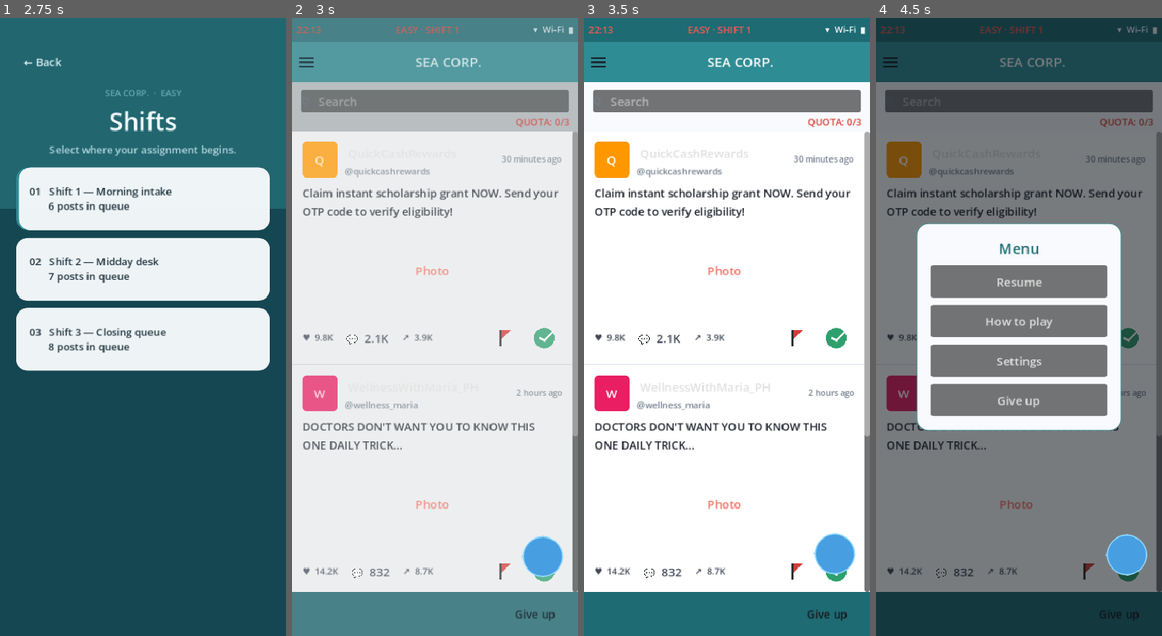
Above: before the commit, frames 1-4 (left to right).
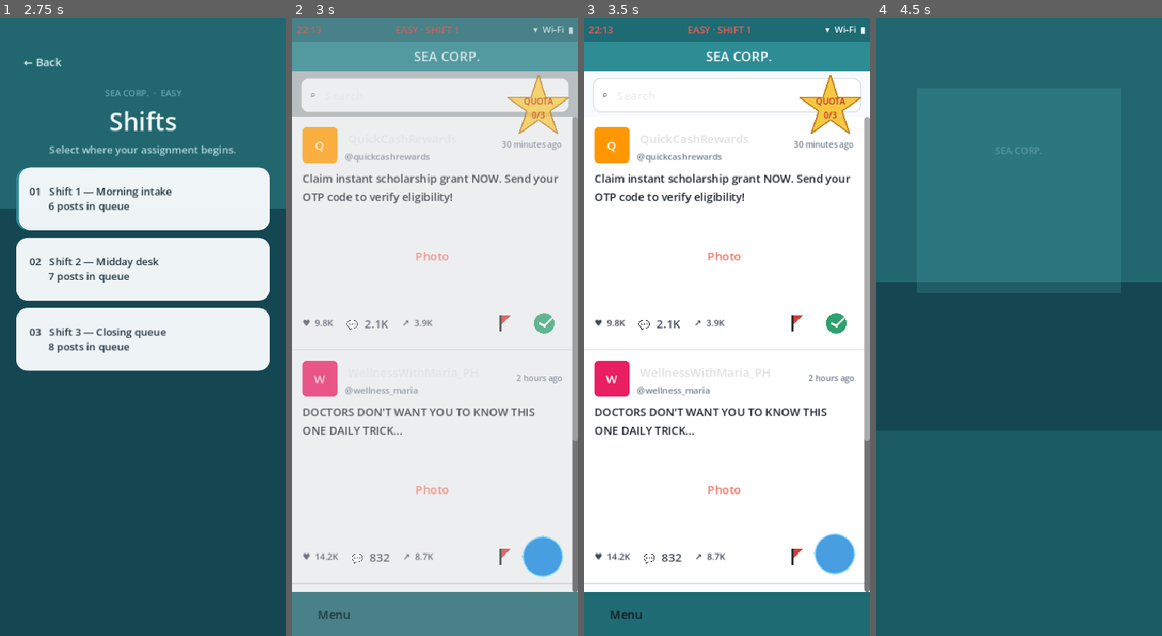
Above: after the commit, the same moments.

Repository: daniellalimbag/project-guppi
Game: Godot game, scene res://scenes/core/AppFlow.tscn
The game is run twice, just before and just after one commit, with the same random seed, the same clock (stepped at 60 frames per second) and the same inputs.
Inputs (mouse positions are in pixels of both pictures, inside the frame that each line leads up to; where the layout moved, square brackets give the same spot in the first picture):
- Up to frame 1 (2.75 s): click "New game" at 1.25 s; click "Easy Shorter queues and clear…" at 2 s
- Up to frame 2 (3 s): click "01 Shift 1 — Morning intake 6…" at 2.75 s
- Up to frame 3 (3.5 s): no input
- Up to frame 4 (4.5 s): click (918, 611) [896, 61] at 3.5 s; click "Give up" at 4.25 s

Frame 1 is identical in both runs. In frame 2, 17% of the frame differs, in the area x 0-100%, y 5-98%; in frame 3, 15%; in frame 4, 100%, in the area x 0-100%, y 0-100%.

Commit message:
feat: updated ui

Diff:
--- a/scenes/core/FeedScreen.gd
+++ b/scenes/core/FeedScreen.gd
@@ -7,9 +7,13 @@
 const PROFILE_SCENE := preload("res://scenes/feed/ProfileScreen.tscn")
 const PAUSE_MENU_SCENE := preload("res://scenes/ui/PauseMenu.tscn")
 
+## Drop a custom star PNG here (or replace assets/icons/icon_quota_star.png).
+@export var quota_star_texture: Texture2D
+
 @onready var _status_bar: PhoneStatusBar = %PhoneStatusBar
 @onready var _header_label: Label = %HeaderLabel
 @onready var _progress_label: Label = %ProgressLabel
+@onready var _star_texture: TextureRect = %StarTexture
 @onready var _feed_list: VBoxContainer = %FeedList
 @onready var _queue_done_label: Label = %QueueDoneLabel
 @onready var _guppi: GuppiCompanion = %GuppiCompanion
@@ -25,10 +29,9 @@
 
 func _ready() -> void:
 	_queue_done_label.visible = false
-	%GiveUpButton.pressed.connect(func() -> void: request_go_to_title.emit())
 	%MenuButton.pressed.connect(_on_menu_pressed)
-	%MenuButton.text = ""
-	_style_menu_button(%MenuButton)
+	if quota_star_texture != null:
+		_star_texture.texture = quota_star_texture
 	_profile_screen = PROFILE_SCENE.instantiate()
 	_profile_screen.set_anchors_and_offsets_preset(Control.PRESET_FULL_RECT)
 	_overlay_host.add_child(_profile_screen)
@@ -106,7 +109,7 @@
 
 func _update_progress() -> void:
 	var total := GameState.total_posts_this_level
-	_progress_label.text = "QUOTA: %d/%d" % [_labeled_count, total]
+	_progress_label.text = "QUOTA\n%d/%d" % [_labeled_count, total]
 
 
 func _on_menu_pressed() -> void:
@@ -119,12 +122,10 @@
 		_pause_menu.open()
 
 
-func _style_menu_button(button: Button) -> void:
-	var empty := StyleBoxEmpty.new()
-	button.add_theme_stylebox_override("normal", empty)
-	button.add_theme_stylebox_override("hover", empty)
-	button.add_theme_stylebox_override("pressed", empty)
-	button.add_theme_constant_override("icon_max_width", 28)
+func set_quota_star(texture: Texture2D) -> void:
+	quota_star_texture = texture
+	if _star_texture:
+		_star_texture.texture = texture
 
 
 func _on_post_labeled(_selected_real: bool, is_correct: bool, post_id: String) -> void:
--- a/scenes/core/FeedScreen.tscn
+++ b/scenes/core/FeedScreen.tscn
@@ -3,24 +3,40 @@
 [ext_resource type="Script" path="res://scenes/core/FeedScreen.gd" id="1"]
 [ext_resource type="PackedScene" path="res://scenes/feed/GuppiCompanion.tscn" id="2"]
 [ext_resource type="PackedScene" path="res://scenes/ui/PhoneStatusBar.tscn" id="3"]
-[ext_resource type="Texture2D" path="res://assets/icons/icon_hamburger.png" id="4"]
+[ext_resource type="Texture2D" path="res://assets/icons/icon_quota_star.png" id="4"]
 
 [sub_resource type="StyleBoxFlat" id="StyleBoxFlat_bg"]
 bg_color = Color(0.97, 0.98, 0.99, 1)
 
 [sub_resource type="StyleBoxFlat" id="StyleBoxFlat_header"]
 bg_color = Color(0.22, 0.55, 0.58, 1)
-content_margin_left = 8
-content_margin_top = 6
-content_margin_right = 8
-content_margin_bottom = 6
+content_margin_left = 12
+content_margin_top = 8
+content_margin_right = 12
+content_margin_bottom = 8
 
 [sub_resource type="StyleBoxFlat" id="StyleBoxFlat_footer"]
 bg_color = Color(0.12, 0.42, 0.45, 1)
-content_margin_left = 16
-content_margin_top = 10
-content_margin_right = 16
-content_margin_bottom = 10
+content_margin_left = 20
+content_margin_top = 12
+content_margin_right = 20
+content_margin_bottom = 12
+
+[sub_resource type="StyleBoxFlat" id="StyleBoxFlat_search"]
+bg_color = Color(1, 1, 1, 1)
+border_width_left = 1
+border_width_top = 1
+border_width_right = 1
+border_width_bottom = 1
+border_color = Color(0.78, 0.84, 0.86, 1)
+corner_radius_top_left = 10
+corner_radius_top_right = 10
+corner_radius_bottom_right = 10
+corner_radius_bottom_left = 10
+content_margin_left = 12
+content_margin_top = 8
+content_margin_right = 12
+content_margin_bottom = 8
 
 [node name="FeedScreen" type="Control"]
 layout_mode = 3
@@ -60,31 +76,16 @@
 
 [node name="HeaderRow" type="HBoxContainer" parent="MainCol/HeaderBar"]
 layout_mode = 2
-theme_override_constants/separation = 8
-
-[node name="MenuButton" type="Button" parent="MainCol/HeaderBar/HeaderRow"]
-unique_name_in_owner = true
-custom_minimum_size = Vector2(44, 44)
-layout_mode = 2
-focus_mode = 0
-flat = true
-icon = ExtResource("4")
-expand_icon = true
-
-[node name="HeaderCenter" type="HBoxContainer" parent="MainCol/HeaderBar/HeaderRow"]
-layout_mode = 2
-size_flags_horizontal = 3
 alignment = 1
-theme_override_constants/separation = 8
-
-[node name="LogoRect" type="TextureRect" parent="MainCol/HeaderBar/HeaderRow/HeaderCenter"]
+
+[node name="LogoRect" type="TextureRect" parent="MainCol/HeaderBar/HeaderRow"]
 unique_name_in_owner = true
 custom_minimum_size = Vector2(28, 28)
 layout_mode = 2
 expand_mode = 1
 stretch_mode = 5
 
-[node name="HeaderLabel" type="Label" parent="MainCol/HeaderBar/HeaderRow/HeaderCenter"]
+[node name="HeaderLabel" type="Label" parent="MainCol/HeaderBar/HeaderRow"]
 unique_name_in_owner = true
 layout_mode = 2
 theme_override_colors/font_color = Color(1, 1, 1, 1)
@@ -92,19 +93,16 @@
 text = "SEA CORP."
 horizontal_alignment = 1
 
-[node name="HeaderRightPad" type="Control" parent="MainCol/HeaderBar/HeaderRow"]
-custom_minimum_size = Vector2(44, 44)
-layout_mode = 2
-
 [node name="SearchRow" type="MarginContainer" parent="MainCol"]
 layout_mode = 2
 theme_override_constants/margin_left = 12
 theme_override_constants/margin_top = 10
 theme_override_constants/margin_right = 12
-theme_override_constants/margin_bottom = 4
+theme_override_constants/margin_bottom = 6
 
 [node name="SearchBox" type="PanelContainer" parent="MainCol/SearchRow"]
 layout_mode = 2
+theme_override_styles/panel = SubResource("StyleBoxFlat_search")
 
 [node name="SearchInner" type="HBoxContainer" parent="MainCol/SearchRow/SearchBox"]
 layout_mode = 2
@@ -114,7 +112,7 @@
 layout_mode = 2
 theme_override_colors/font_color = Color(0.45, 0.5, 0.55, 1)
 theme_override_font_sizes/font_size = 14
-text = "Q"
+text = "⌕"
 
 [node name="SearchField" type="LineEdit" parent="MainCol/SearchRow/SearchBox/SearchInner"]
 unique_name_in_owner = true
@@ -124,23 +122,6 @@
 placeholder_text = "Search"
 flat = true
 editable = false
-
-[node name="QuotaRow" type="MarginContainer" parent="MainCol"]
-layout_mode = 2
-theme_override_constants/margin_left = 12
-theme_override_constants/margin_right = 12
-theme_override_constants/margin_bottom = 4
-
-[node name="QuotaAlign" type="HBoxContainer" parent="MainCol/QuotaRow"]
-layout_mode = 2
-alignment = 2
-
-[node name="ProgressLabel" type="Label" parent="MainCol/QuotaRow/QuotaAlign"]
-unique_name_in_owner = true
-layout_mode = 2
-theme_override_colors/font_color = Color(0.85, 0.25, 0.22, 1)
-theme_override_font_sizes/font_size = 13
-text = "QUOTA: 0/0"
 
 [node name="FeedScroll" type="ScrollContainer" parent="MainCol"]
 unique_name_in_owner = true
@@ -173,19 +154,68 @@
 [node name="FooterRow" type="HBoxContainer" parent="MainCol/FooterBar"]
 layout_mode = 2
 
-[node name="FooterSpacer" type="Control" parent="MainCol/FooterBar/FooterRow"]
-layout_mode = 2
-size_flags_horizontal = 3
-
-[node name="GiveUpButton" type="Button" parent="MainCol/FooterBar/FooterRow"]
+[node name="MenuButton" type="Button" parent="MainCol/FooterBar/FooterRow"]
 unique_name_in_owner = true
 custom_minimum_size = Vector2(96, 40)
 layout_mode = 2
 focus_mode = 0
 flat = true
 theme_override_colors/font_color = Color(0.08, 0.1, 0.12, 1)
-theme_override_font_sizes/font_size = 15
-text = "Give up"
+theme_override_font_sizes/font_size = 16
+text = "Menu"
+
+[node name="FooterSpacer" type="Control" parent="MainCol/FooterBar/FooterRow"]
+layout_mode = 2
+size_flags_horizontal = 3
+
+[node name="QuotaBadge" type="Control" parent="."]
+unique_name_in_owner = true
+z_index = 20
+layout_mode = 1
+anchors_preset = 1
+anchor_left = 1.0
+anchor_right = 1.0
+offset_left = -104.0
+offset_top = 72.0
+offset_right = -4.0
+offset_bottom = 172.0
+grow_horizontal = 0
+mouse_filter = 2
+
+[node name="StarTexture" type="TextureRect" parent="QuotaBadge"]
+unique_name_in_owner = true
+layout_mode = 1
+anchors_preset = 15
+anchor_right = 1.0
+anchor_bottom = 1.0
+grow_horizontal = 2
+grow_vertical = 2
+mouse_filter = 2
+texture = ExtResource("4")
+expand_mode = 1
+stretch_mode = 5
+
+[node name="ProgressLabel" type="Label" parent="QuotaBadge"]
+unique_name_in_owner = true
+layout_mode = 1
+anchors_preset = 8
+anchor_left = 0.5
+anchor_top = 0.5
+anchor_right = 0.5
+anchor_bottom = 0.5
+offset_left = -36.0
+offset_top = -16.0
+offset_right = 36.0
+offset_bottom = 18.0
+grow_horizontal = 2
+grow_vertical = 2
+theme_override_colors/font_color = Color(0.75, 0.18, 0.16, 1)
+theme_override_font_sizes/font_size = 11
+text = "QUOTA
+0/0"
+horizontal_alignment = 1
+vertical_alignment = 1
+autowrap_mode = 2
 
 [node name="OverlayHost" type="Control" parent="."]
 unique_name_in_owner = true
--- a/scenes/feed/ProfileScreen.gd
+++ b/scenes/feed/ProfileScreen.gd
@@ -7,7 +7,7 @@
 signal menu_requested
 
 @onready var _back_button: Button = %BackButton
-@onready var _exit_button: Button = %ExitButton
+@onready var _menu_button: Button = %MenuButton
 @onready var _status_bar: PhoneStatusBar = %PhoneStatusBar
 @onready var _avatar_label: Label = %AvatarLabel
 @onready var _avatar_panel: PanelContainer = %AvatarPanel
@@ -28,12 +28,8 @@
 	visible = false
 	mouse_filter = Control.MOUSE_FILTER_IGNORE
 	_back_button.pressed.connect(_on_back)
-	_exit_button.pressed.connect(func() -> void: exit_requested.emit())
+	_menu_button.pressed.connect(func() -> void: menu_requested.emit())
 	_back_button.custom_minimum_size = Vector2(72, 44)
-	%MenuButton.text = ""
-	%MenuButton.pressed.connect(func() -> void: menu_requested.emit())
-	_style_menu_button(%MenuButton)
-	_exit_button.text = "Give up"
 	SettingsStore.settings_changed.connect(_apply_theme)
 	_apply_theme()
 
@@ -96,14 +92,6 @@
 
 func is_open() -> bool:
 	return visible
-
-
-func _style_menu_button(button: Button) -> void:
-	var empty := StyleBoxEmpty.new()
-	button.add_theme_stylebox_override("normal", empty)
-	button.add_theme_stylebox_override("hover", empty)
-	button.add_theme_stylebox_override("pressed", empty)
-	button.add_theme_constant_override("icon_max_width", 28)
 
 
 func _fill_recent_posts(items: Array) -> void:
--- a/scenes/feed/ProfileScreen.tscn
+++ b/scenes/feed/ProfileScreen.tscn
@@ -1,8 +1,7 @@
-[gd_scene load_steps=6 format=3]
+[gd_scene load_steps=5 format=3]
 
 [ext_resource type="Script" path="res://scenes/feed/ProfileScreen.gd" id="1"]
 [ext_resource type="PackedScene" path="res://scenes/ui/PhoneStatusBar.tscn" id="2"]
-[ext_resource type="Texture2D" path="res://assets/icons/icon_hamburger.png" id="3"]
 
 [sub_resource type="StyleBoxFlat" id="StyleBoxFlat_bg"]
 bg_color = Color(0.97, 0.98, 0.99, 1)
@@ -74,14 +73,9 @@
 horizontal_alignment = 1
 vertical_alignment = 1
 
-[node name="MenuButton" type="Button" parent="Root/VBox/TopBar/TopRow"]
-unique_name_in_owner = true
-custom_minimum_size = Vector2(44, 44)
-layout_mode = 2
-focus_mode = 0
-flat = true
-icon = ExtResource("3")
-expand_icon = true
+[node name="TopRightPad" type="Control" parent="Root/VBox/TopBar/TopRow"]
+custom_minimum_size = Vector2(72, 44)
+layout_mode = 2
 
 [node name="Scroll" type="ScrollContainer" parent="Root/VBox"]
 layout_mode = 2
@@ -204,16 +198,16 @@
 [node name="FooterRow" type="HBoxContainer" parent="Root/VBox/FooterBar"]
 layout_mode = 2
 
-[node name="FooterSpacer" type="Control" parent="Root/VBox/FooterBar/FooterRow"]
-layout_mode = 2
-size_flags_horizontal = 3
-
-[node name="ExitButton" type="Button" parent="Root/VBox/FooterBar/FooterRow"]
+[node name="MenuButton" type="Button" parent="Root/VBox/FooterBar/FooterRow"]
 unique_name_in_owner = true
 custom_minimum_size = Vector2(96, 40)
 layout_mode = 2
 focus_mode = 0
 flat = true
 theme_override_colors/font_color = Color(0.08, 0.1, 0.12, 1)
-theme_override_font_sizes/font_size = 15
-text = "Give up"
+theme_override_font_sizes/font_size = 16
+text = "Menu"
+
+[node name="FooterSpacer" type="Control" parent="Root/VBox/FooterBar/FooterRow"]
+layout_mode = 2
+size_flags_horizontal = 3
Binary file added: assets/icons/icon_quota_star.png
Not shown, added: assets/icons/icon_quota_star.png.import
Not shown, changed: assets/icons/README.md
